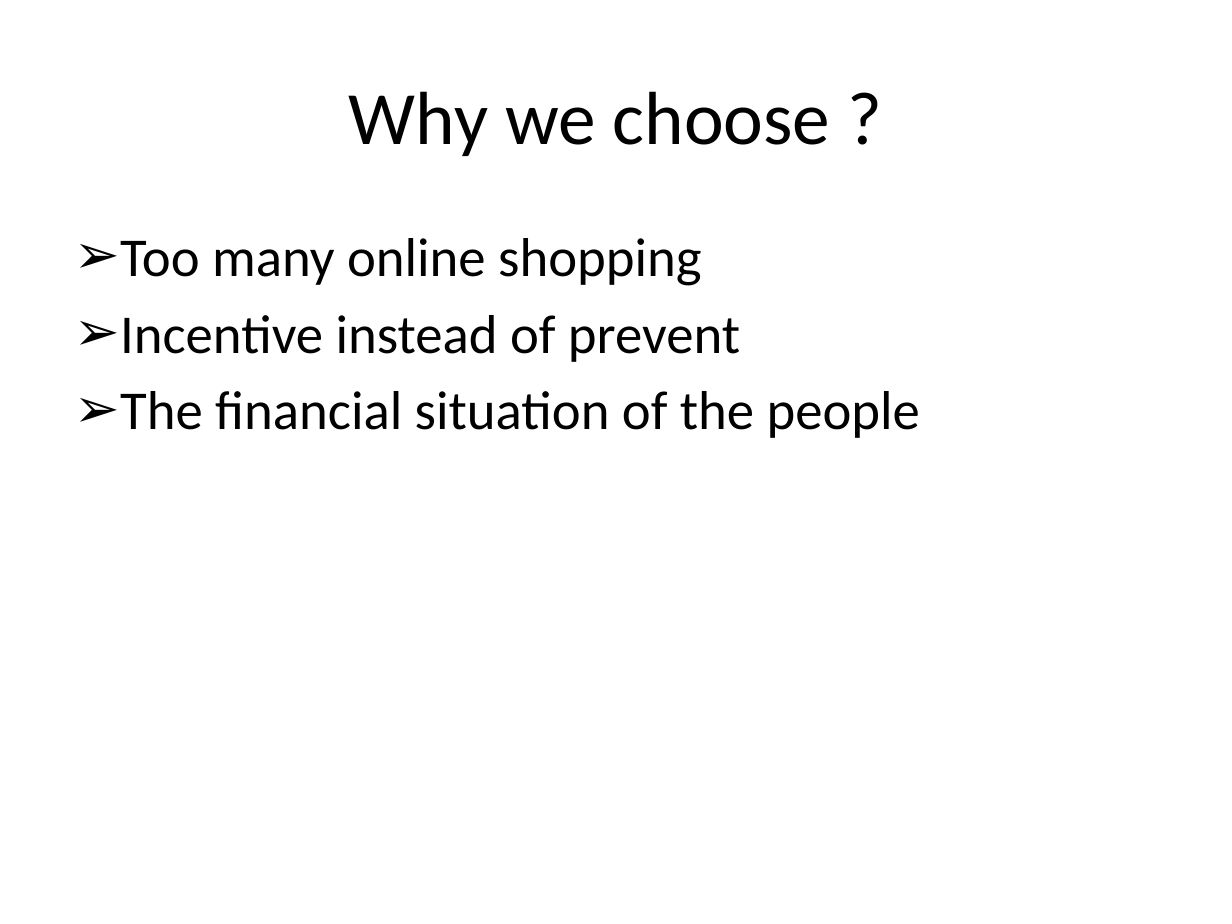
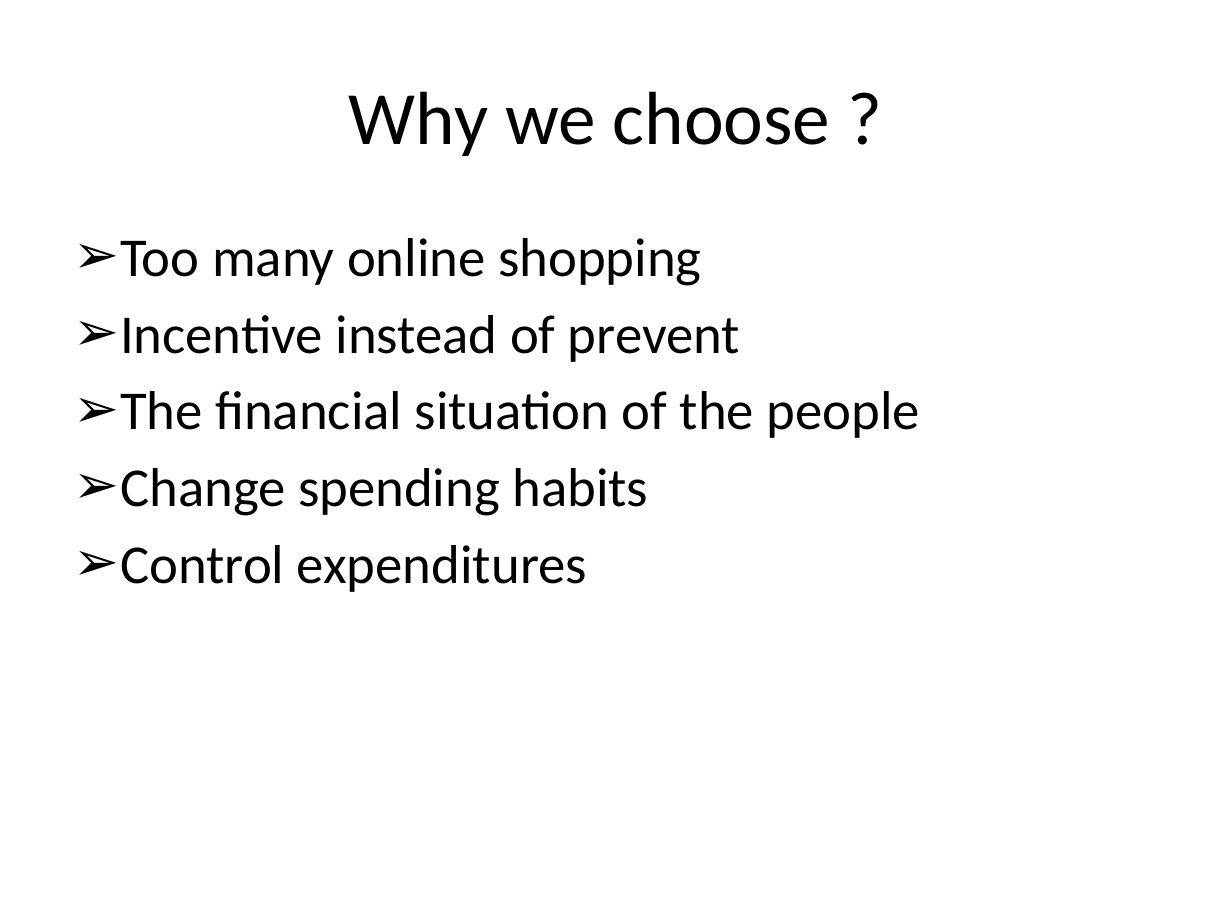
Before and after one commit to hakanyildiz/BIM444-Computer-Engineering-Apps, a slide deck: slide 12 of Documents/DUYARLIOL.pptx. Drawn at 1232x924 pixels with LibreOffice and Linux fonts; fonts in the diff are those of the drawing. Boxes give left, top, right and bottom in pixels: in the first picture for what was removed or moved away, otherwise in the second. Text is boxed around its words. In the diff, an @@ line names an element or a change of style, - is before the commit and + after.

```diff
--- a/Documents/DUYARLIOL.pptx
+++ b/Documents/DUYARLIOL.pptx
@@ text at box(120, 468, 648, 592): paragraphs added @@
+➢ Change spending habits
+➢ Control expenditures
```
Also in this commit, not shown: 1 other slide changed, 9 slides added, 2 other files.
